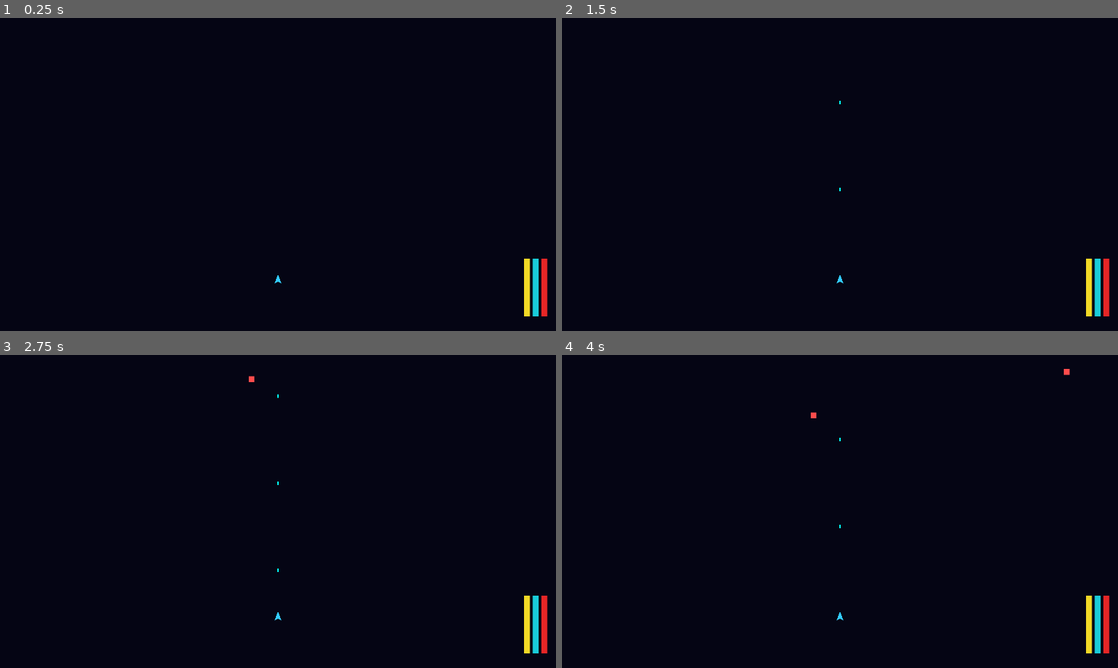
Above: before the commit, frames 1-4 (two rows, left to right).
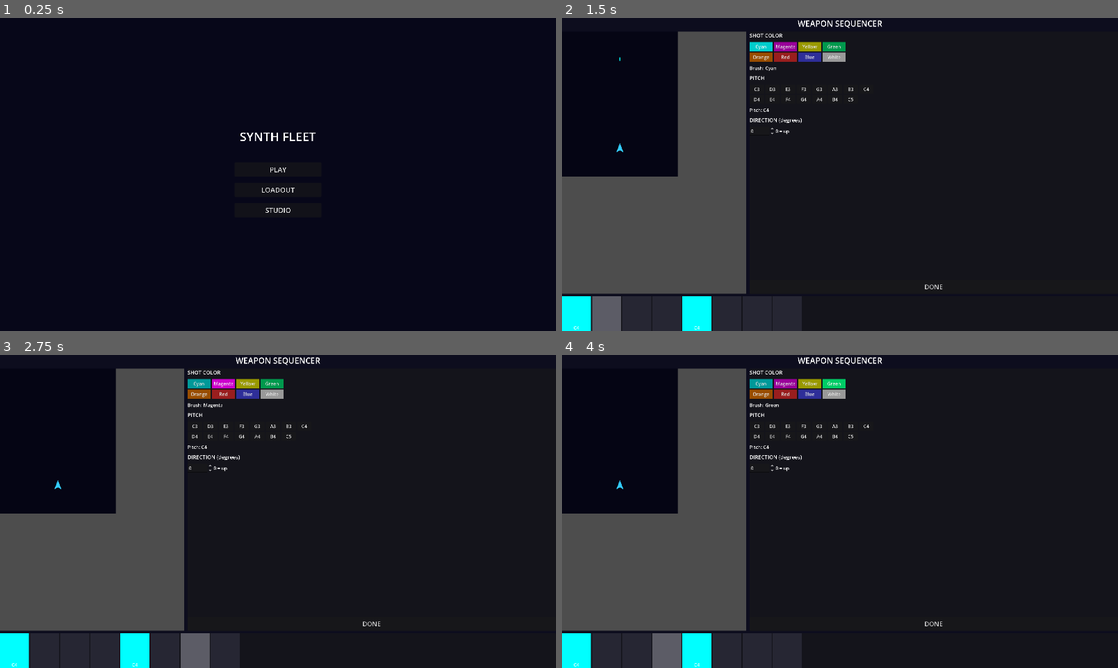
Above: after the commit, the same moments.

Repository: TISMND/synth-fleet
Game: Godot game, scene res://scenes/ui/main_menu.tscn
Two runs of this game, one before a commit and one after it. Both use one fixed random seed, a clock stepped at 60 frames per second and the inputs below. Before the commit the project starts from res://scenes/main.tscn.
Inputs (mouse positions are in pixels of both pictures, inside the frame that each line leads up to):
- Up to frame 1 (0.25 s): no input
- Up to frame 2 (1.5 s): click (840, 190) at 0.5 s, where only the run after the commit has a clickable "LOADOUT"; click (762, 46) at 1.25 s, where only the run after the commit has a clickable "Cyan"
- Up to frame 3 (2.75 s): click (222, 383) at 2 s, where only the run after the commit has a clickable "Magenta"
- Up to frame 4 (4 s): click (812, 383) at 2.75 s, where only the run after the commit has a clickable "Yellow"; click (834, 383) at 3.5 s, where only the run after the commit has a clickable "Green"

The runs differ from the first frame. In frame 1, 0.9% of the frame differs, in the area x 43-99%, y 36-96%; in frame 2, 25%; in frame 3, 25%; in frame 4, 25%, in the area x 0-99%, y 0-100%.

Commit message:
Added opening menu and very beginning of weapon loadout editor. Studio button there but no functionality yet.

Diff:
--- a/project.godot
+++ b/project.godot
@@ -15,7 +15,7 @@
 [application]
 
 config/name="Synth Fleet"
-run/main_scene="res://scenes/main.tscn"
+run/main_scene="res://scenes/ui/main_menu.tscn"
 config/features=PackedStringArray("4.6", "GL Compatibility")
 
 [autoload]
--- /dev/null
+++ b/resources/weapon_pattern.gd
@@ -0,0 +1,38 @@
+class_name WeaponPattern
+extends Resource
+## A looping 1-measure pattern of notes for a weapon.
+## 8 slots = eighth-note resolution.
+
+const SLOTS := 8
+
+## Array of 8 Dictionaries. Empty dict = rest.
+## Filled: { "color": "cyan", "pitch": 1.0, "direction_deg": 0.0 }
+@export var slots: Array[Dictionary] = []
+@export var weapon_id: String = "basic_pulse"
+
+
+func _init() -> void:
+	if slots.size() != SLOTS:
+		slots.clear()
+		for i in SLOTS:
+			slots.append({})
+
+
+func is_slot_empty(i: int) -> bool:
+	return slots[i].is_empty()
+
+
+func set_note(i: int, color: String, pitch: float, direction_deg: float = 0.0) -> void:
+	slots[i] = { "color": color, "pitch": pitch, "direction_deg": direction_deg }
+
+
+func clear_note(i: int) -> void:
+	slots[i] = {}
+
+
+func duplicate_pattern() -> WeaponPattern:
+	var p := WeaponPattern.new()
+	p.weapon_id = weapon_id
+	for i in SLOTS:
+		p.slots[i] = slots[i].duplicate()
+	return p
--- /dev/null
+++ b/scenes/ui/main_menu.tscn
@@ -0,0 +1,64 @@
+[gd_scene load_steps=2 format=3]
+
+[ext_resource type="Script" path="res://scripts/ui/main_menu.gd" id="1"]
+
+[node name="MainMenu" type="Control"]
+layout_mode = 3
+anchors_preset = 15
+anchor_right = 1.0
+anchor_bottom = 1.0
+grow_horizontal = 2
+grow_vertical = 2
+script = ExtResource("1")
+
+[node name="BG" type="ColorRect" parent="."]
+layout_mode = 1
+anchors_preset = 15
+anchor_right = 1.0
+anchor_bottom = 1.0
+grow_horizontal = 2
+grow_vertical = 2
+color = Color(0.03, 0.03, 0.1, 1)
+
+[node name="VBox" type="VBoxContainer" parent="."]
+layout_mode = 1
+anchors_preset = 8
+anchor_left = 0.5
+anchor_top = 0.5
+anchor_right = 0.5
+anchor_bottom = 0.5
+offset_left = -150.0
+offset_top = -160.0
+offset_right = 150.0
+offset_bottom = 160.0
+grow_horizontal = 2
+grow_vertical = 2
+theme_override_constants/separation = 20
+
+[node name="Title" type="Label" parent="VBox"]
+layout_mode = 2
+text = "SYNTH FLEET"
+horizontal_alignment = 1
+theme_override_font_sizes/font_size = 42
+
+[node name="Spacer" type="Control" parent="VBox"]
+layout_mode = 2
+custom_minimum_size = Vector2(0, 20)
+
+[node name="PlayButton" type="Button" parent="VBox"]
+layout_mode = 2
+custom_minimum_size = Vector2(0, 50)
+text = "PLAY"
+theme_override_font_sizes/font_size = 24
+
+[node name="LoadoutButton" type="Button" parent="VBox"]
+layout_mode = 2
+custom_minimum_size = Vector2(0, 50)
+text = "LOADOUT"
+theme_override_font_sizes/font_size = 24
+
+[node name="StudioButton" type="Button" parent="VBox"]
+layout_mode = 2
+custom_minimum_size = Vector2(0, 50)
+text = "STUDIO"
+theme_override_font_sizes/font_size = 24
--- /dev/null
+++ b/scenes/ui/sequencer_slot.tscn
@@ -0,0 +1,29 @@
+[gd_scene load_steps=2 format=3]
+
+[ext_resource type="Script" path="res://scripts/ui/sequencer_slot.gd" id="1"]
+
+[node name="SequencerSlot" type="PanelContainer"]
+custom_minimum_size = Vector2(100, 80)
+script = ExtResource("1")
+
+[node name="BeatLabel" type="Label" parent="."]
+layout_mode = 2
+size_flags_vertical = 0
+horizontal_alignment = 1
+text = "1"
+
+[node name="ColorFill" type="ColorRect" parent="."]
+layout_mode = 2
+color = Color(0.15, 0.15, 0.2, 1)
+
+[node name="PitchLabel" type="Label" parent="."]
+layout_mode = 2
+size_flags_vertical = 5
+horizontal_alignment = 1
+vertical_alignment = 2
+text = ""
+
+[node name="CursorOverlay" type="ColorRect" parent="."]
+layout_mode = 2
+color = Color(1, 1, 1, 0.25)
+mouse_filter = 2
--- /dev/null
+++ b/scenes/ui/weapon_customizer.tscn
@@ -0,0 +1,150 @@
+[gd_scene load_steps=3 format=3]
+
+[ext_resource type="Script" path="res://scripts/ui/weapon_customizer.gd" id="1"]
+[ext_resource type="Script" path="res://scripts/weapons/weapon_base.gd" id="2"]
+
+[node name="WeaponCustomizer" type="Control"]
+layout_mode = 3
+anchors_preset = 15
+anchor_right = 1.0
+anchor_bottom = 1.0
+grow_horizontal = 2
+grow_vertical = 2
+script = ExtResource("1")
+
+[node name="BG" type="ColorRect" parent="."]
+layout_mode = 1
+anchors_preset = 15
+anchor_right = 1.0
+anchor_bottom = 1.0
+grow_horizontal = 2
+grow_vertical = 2
+color = Color(0.05, 0.05, 0.12, 1)
+
+[node name="VBox" type="VBoxContainer" parent="."]
+layout_mode = 1
+anchors_preset = 15
+anchor_right = 1.0
+anchor_bottom = 1.0
+grow_horizontal = 2
+grow_vertical = 2
+theme_override_constants/separation = 8
+
+[node name="Title" type="Label" parent="VBox"]
+layout_mode = 2
+text = "WEAPON SEQUENCER"
+horizontal_alignment = 1
+theme_override_font_sizes/font_size = 28
+
+[node name="TopPanels" type="HBoxContainer" parent="VBox"]
+layout_mode = 2
+size_flags_vertical = 3
+theme_override_constants/separation = 12
+
+[node name="LeftPanel" type="PanelContainer" parent="VBox/TopPanels"]
+layout_mode = 2
+size_flags_horizontal = 3
+size_flags_stretch_ratio = 0.5
+
+[node name="SubViewportContainer" type="SubViewportContainer" parent="VBox/TopPanels/LeftPanel"]
+layout_mode = 2
+stretch = true
+
+[node name="PreviewViewport" type="SubViewport" parent="VBox/TopPanels/LeftPanel/SubViewportContainer"]
+size = Vector2i(400, 500)
+render_target_update_mode = 4
+
+[node name="PreviewBG" type="ColorRect" parent="VBox/TopPanels/LeftPanel/SubViewportContainer/PreviewViewport"]
+offset_right = 400.0
+offset_bottom = 500.0
+color = Color(0.02, 0.02, 0.08, 1)
+
+[node name="PreviewShip" type="Node2D" parent="VBox/TopPanels/LeftPanel/SubViewportContainer/PreviewViewport"]
+position = Vector2(200, 400)
+
+[node name="ShipSprite" type="Polygon2D" parent="VBox/TopPanels/LeftPanel/SubViewportContainer/PreviewViewport/PreviewShip"]
+color = Color(0.2, 0.8, 1, 1)
+polygon = PackedVector2Array(-12, 16, 0, -16, 12, 16, 0, 10)
+
+[node name="PreviewMount" type="Marker2D" parent="VBox/TopPanels/LeftPanel/SubViewportContainer/PreviewViewport/PreviewShip"]
+position = Vector2(0, -18)
+
+[node name="PreviewWeapon" type="Node2D" parent="VBox/TopPanels/LeftPanel/SubViewportContainer/PreviewViewport/PreviewShip/PreviewMount"]
+script = ExtResource("2")
+
+[node name="RightPanel" type="PanelContainer" parent="VBox/TopPanels"]
+layout_mode = 2
+size_flags_horizontal = 3
+size_flags_stretch_ratio = 1.0
+
+[node name="VBox" type="VBoxContainer" parent="VBox/TopPanels/RightPanel"]
+layout_mode = 2
+theme_override_constants/separation = 10
+
+[node name="ColorTitle" type="Label" parent="VBox/TopPanels/RightPanel/VBox"]
+layout_mode = 2
+text = "SHOT COLOR"
+theme_override_font_sizes/font_size = 18
+
+[node name="ColorGrid" type="GridContainer" parent="VBox/TopPanels/RightPanel/VBox"]
+layout_mode = 2
+columns = 4
+
+[node name="BrushLabel" type="Label" parent="VBox/TopPanels/RightPanel/VBox"]
+layout_mode = 2
+text = "Brush: Cyan"
+
+[node name="PitchTitle" type="Label" parent="VBox/TopPanels/RightPanel/VBox"]
+layout_mode = 2
+text = "PITCH"
+theme_override_font_sizes/font_size = 18
+
+[node name="PitchGrid" type="GridContainer" parent="VBox/TopPanels/RightPanel/VBox"]
+layout_mode = 2
+columns = 8
+
+[node name="PitchValueLabel" type="Label" parent="VBox/TopPanels/RightPanel/VBox"]
+layout_mode = 2
+text = "Pitch: C4"
+
+[node name="DirectionTitle" type="Label" parent="VBox/TopPanels/RightPanel/VBox"]
+layout_mode = 2
+text = "DIRECTION (degrees)"
+theme_override_font_sizes/font_size = 18
+
+[node name="DirectionRow" type="HBoxContainer" parent="VBox/TopPanels/RightPanel/VBox"]
+layout_mode = 2
+
+[node name="DirectionSpin" type="SpinBox" parent="VBox/TopPanels/RightPanel/VBox/DirectionRow"]
+layout_mode = 2
+min_value = -180.0
+max_value = 180.0
+step = 15.0
+value = 0.0
+
+[node name="DirHint" type="Label" parent="VBox/TopPanels/RightPanel/VBox/DirectionRow"]
+layout_mode = 2
+text = "0 = up"
+
+[node name="Spacer" type="Control" parent="VBox/TopPanels/RightPanel/VBox"]
+layout_mode = 2
+size_flags_vertical = 3
+
+[node name="DoneButton" type="Button" parent="VBox/TopPanels/RightPanel/VBox"]
+layout_mode = 2
+custom_minimum_size = Vector2(0, 48)
+text = "DONE"
+theme_override_font_sizes/font_size = 22
+
+[node name="BottomPanel" type="PanelContainer" parent="VBox"]
+layout_mode = 2
+custom_minimum_size = Vector2(0, 120)
+
+[node name="TimelineScroll" type="ScrollContainer" parent="VBox/BottomPanel"]
+layout_mode = 2
+
+[node name="Timeline" type="HBoxContainer" parent="VBox/BottomPanel/TimelineScroll"]
+layout_mode = 2
+size_flags_horizontal = 3
+size_flags_vertical = 3
+theme_override_constants/separation = 4
--- a/scripts/autoload/audio_manager.gd
+++ b/scripts/autoload/audio_manager.gd
@@ -19,17 +19,18 @@
 		_player_pool.append(player)
 
 
-func play_sample(sample: AudioStream, volume_db: float = 0.0) -> void:
+func play_sample(sample: AudioStream, volume_db: float = 0.0, pitch_scale: float = 1.0) -> void:
 	var player := _player_pool[_next_player]
 	_next_player = (_next_player + 1) % POOL_SIZE
 	player.stream = sample
 	player.volume_db = volume_db
+	player.pitch_scale = pitch_scale
 	player.play()
 
 
-func play_color(color_name: String, volume_db: float = 0.0) -> void:
+func play_color(color_name: String, volume_db: float = 0.0, pitch_scale: float = 1.0) -> void:
 	if color_name in color_sample_map:
-		play_sample(color_sample_map[color_name], volume_db)
+		play_sample(color_sample_map[color_name], volume_db, pitch_scale)
 
 
 func load_color_samples(mapping: Dictionary) -> void:
--- a/scripts/autoload/game_state.gd
+++ b/scripts/autoload/game_state.gd
@@ -21,6 +21,9 @@
 var shield_max: int = 50
 var generator_power: int = 10
 
+# mount_name -> Array of slot dicts (serialized WeaponPattern)
+var weapon_patterns: Dictionary = {}
+
 
 func _ready() -> void:
 	load_game()
@@ -33,6 +36,7 @@
 		"owned_ships": owned_ships,
 		"current_ship": current_ship,
 		"current_loadout": current_loadout,
+		"weapon_patterns": weapon_patterns,
 	}
 	var file := FileAccess.open(SAVE_PATH, FileAccess.WRITE)
 	if file:
@@ -57,6 +61,9 @@
 	owned_ships.assign(data.get("owned_ships", []))
 	current_ship = data.get("current_ship", "default")
 	current_loadout = data.get("current_loadout", current_loadout)
+	weapon_patterns = data.get("weapon_patterns", {})
+	if weapon_patterns.is_empty():
+		_set_default_patterns()
 
 
 func _set_defaults() -> void:
@@ -71,3 +78,19 @@
 		"right": "",
 		"special": "",
 	}
+	# Default pattern: notes on beats 1 and 3 (slots 0 and 4)
+	var default_slots: Array = []
+	for i in 8:
+		default_slots.append({})
+	default_slots[0] = { "color": "cyan", "pitch": 1.0, "direction_deg": 0.0 }
+	default_slots[4] = { "color": "cyan", "pitch": 1.0, "direction_deg": 0.0 }
+	weapon_patterns = { "forward": default_slots }
+
+
+func _set_default_patterns() -> void:
+	var default_slots: Array = []
+	for i in 8:
+		default_slots.append({})
+	default_slots[0] = { "color": "cyan", "pitch": 1.0, "direction_deg": 0.0 }
+	default_slots[4] = { "color": "cyan", "pitch": 1.0, "direction_deg": 0.0 }
+	weapon_patterns = { "forward": default_slots }
--- a/scripts/systems/level_controller.gd
+++ b/scripts/systems/level_controller.gd
@@ -18,6 +18,13 @@
 	hud = $"../HUD"
 
 	BeatClock.start(level_bpm)
+
+	# Load weapon pattern from GameState onto the forward weapon
+	var forward_weapon := player.get_node_or_null("ForwardMount/ForwardWeapon")
+	if forward_weapon and forward_weapon is WeaponBase:
+		if "forward" in GameState.weapon_patterns:
+			forward_weapon.load_pattern_from_slots(GameState.weapon_patterns["forward"])
+
 	if enemy_spawner.has_method("start_spawning"):
 		enemy_spawner.start_spawning()
 	if hud and player:
--- /dev/null
+++ b/scripts/ui/main_menu.gd
@@ -0,0 +1,14 @@
+extends Control
+## Main menu — Play, Loadout (sequencer), Studio (placeholder).
+
+
+func _ready() -> void:
+	$VBox/PlayButton.pressed.connect(func() -> void:
+		get_tree().change_scene_to_file("res://scenes/main.tscn")
+	)
+	$VBox/LoadoutButton.pressed.connect(func() -> void:
+		get_tree().change_scene_to_file("res://scenes/ui/weapon_customizer.tscn")
+	)
+	$VBox/StudioButton.pressed.connect(func() -> void:
+		pass  # Placeholder — another instance will build this
+	)
--- /dev/null
+++ b/scripts/ui/sequencer_slot.gd
@@ -0,0 +1,88 @@
+extends PanelContainer
+## A single slot in the sequencer timeline. Clickable to place/remove notes.
+
+signal slot_clicked(index: int)
+
+@export var slot_index: int = 0
+
+var _note_data: Dictionary = {}
+var _is_active: bool = false  # playback cursor highlight
+
+@onready var color_fill: ColorRect = $ColorFill
+@onready var pitch_label: Label = $PitchLabel
+@onready var beat_label: Label = $BeatLabel
+@onready var cursor_overlay: ColorRect = $CursorOverlay
+
+const BEAT_LABELS := ["1", "&", "2", "&", "3", "&", "4", "&"]
+
+# Color name -> actual Color mapping
+const COLOR_MAP := {
+	"cyan": Color(0, 1, 1),
+	"magenta": Color(1, 0, 1),
+	"yellow": Color(1, 1, 0),
+	"green": Color(0, 1, 0.5),
+	"orange": Color(1, 0.5, 0),
+	"red": Color(1, 0.2, 0.2),
+	"blue": Color(0.3, 0.3, 1),
+	"white": Color(1, 1, 1),
+}
+
+const PITCH_NAMES := {
+	0.5: "C3", 0.56: "D3", 0.63: "E3", 0.67: "F3",
+	0.75: "G3", 0.84: "A3", 0.94: "B3", 1.0: "C4",
+	1.12: "D4", 1.26: "E4", 1.33: "F4", 1.5: "G4",
+	1.68: "A4", 1.89: "B4", 2.0: "C5",
+}
+
+
+func _ready() -> void:
+	beat_label.text = BEAT_LABELS[slot_index]
+	cursor_overlay.visible = false
+	update_display()
+	gui_input.connect(_on_gui_input)
+
+
+func _on_gui_input(event: InputEvent) -> void:
+	if event is InputEventMouseButton and event.pressed and event.button_index == MOUSE_BUTTON_LEFT:
+		slot_clicked.emit(slot_index)
+
+
+func set_note(data: Dictionary) -> void:
+	_note_data = data
+	update_display()
+
+
+func get_note() -> Dictionary:
+	return _note_data
+
+
+func clear() -> void:
+	_note_data = {}
+	update_display()
+
+
+func update_display() -> void:
+	if _note_data.is_empty():
+		color_fill.color = Color(0.15, 0.15, 0.2, 1.0)
+		pitch_label.text = ""
+	else:
+		var c_name: String = _note_data.get("color", "cyan")
+		color_fill.color = COLOR_MAP.get(c_name, Color(0, 1, 1))
+		var pitch: float = _note_data.get("pitch", 1.0)
+		pitch_label.text = _get_pitch_name(pitch)
+
+
+func set_cursor_active(active: bool) -> void:
+	cursor_overlay.visible = active
+
+
+func _get_pitch_name(pitch: float) -> String:
+	# Find closest pitch name
+	var closest_name := ""
+	var closest_dist := 999.0
+	for p in PITCH_NAMES:
+		var dist := absf(p - pitch)
+		if dist < closest_dist:
+			closest_dist = dist
+			closest_name = PITCH_NAMES[p]
+	return closest_name
--- /dev/null
+++ b/scripts/ui/weapon_customizer.gd
@@ -0,0 +1,189 @@
+extends Control
+## Weapon customizer / sequencer screen.
+## Three panels: turret preview (left), controls (right), timeline (bottom).
+
+const SLOT_SCENE := preload("res://scenes/ui/sequencer_slot.tscn")
+
+const COLORS := ["cyan", "magenta", "yellow", "green", "orange", "red", "blue", "white"]
+const COLOR_MAP := {
+	"cyan": Color(0, 1, 1),
+	"magenta": Color(1, 0, 1),
+	"yellow": Color(1, 1, 0),
+	"green": Color(0, 1, 0.5),
+	"orange": Color(1, 0.5, 0),
+	"red": Color(1, 0.2, 0.2),
+	"blue": Color(0.3, 0.3, 1),
+	"white": Color(1, 1, 1),
+}
+
+const PITCHES := [
+	{ "name": "C3", "value": 0.5 },
+	{ "name": "D3", "value": 0.56 },
+	{ "name": "E3", "value": 0.63 },
+	{ "name": "F3", "value": 0.67 },
+	{ "name": "G3", "value": 0.75 },
+	{ "name": "A3", "value": 0.84 },
+	{ "name": "B3", "value": 0.94 },
+	{ "name": "C4", "value": 1.0 },
+	{ "name": "D4", "value": 1.12 },
+	{ "name": "E4", "value": 1.26 },
+	{ "name": "F4", "value": 1.33 },
+	{ "name": "G4", "value": 1.5 },
+	{ "name": "A4", "value": 1.68 },
+	{ "name": "B4", "value": 1.89 },
+	{ "name": "C5", "value": 2.0 },
+]
+
+var mount_name: String = "forward"
+var brush_color: String = "cyan"
+var brush_pitch: float = 1.0
+var brush_direction: float = 0.0
+
+var _pattern: WeaponPattern
+var _slot_nodes: Array = []
+var _preview_weapon: WeaponBase = null
+var _cursor_slot: int = -1
+
+@onready var timeline_container: HBoxContainer = $VBox/BottomPanel/TimelineScroll/Timeline
+@onready var color_grid: GridContainer = $VBox/TopPanels/RightPanel/VBox/ColorGrid
+@onready var pitch_grid: GridContainer = $VBox/TopPanels/RightPanel/VBox/PitchGrid
+@onready var direction_spin: SpinBox = $VBox/TopPanels/RightPanel/VBox/DirectionRow/DirectionSpin
+@onready var done_button: Button = $VBox/TopPanels/RightPanel/VBox/DoneButton
+@onready var preview_viewport: SubViewport = $VBox/TopPanels/LeftPanel/SubViewportContainer/PreviewViewport
+@onready var preview_weapon_node: Node2D = $VBox/TopPanels/LeftPanel/SubViewportContainer/PreviewViewport/PreviewShip/PreviewMount/PreviewWeapon
+@onready var color_label: Label = $VBox/TopPanels/RightPanel/VBox/BrushLabel
+@onready var pitch_label: Label = $VBox/TopPanels/RightPanel/VBox/PitchValueLabel
+
+
+func _ready() -> void:
+	_load_pattern()
+	_build_timeline()
+	_build_color_buttons()
+	_build_pitch_buttons()
+	_update_brush_label()
+
+	direction_spin.value = brush_direction
+	direction_spin.value_changed.connect(func(val: float) -> void: brush_direction = val)
+	done_button.pressed.connect(_on_done)
+
+	# Setup preview weapon
+	if preview_weapon_node and preview_weapon_node is WeaponBase:
+		_preview_weapon = preview_weapon_node as WeaponBase
+		_preview_weapon.preview_mode = true
+		_preview_weapon.pattern = _pattern
+
+	# Start BeatClock for preview
+	BeatClock.start(120.0)
+	BeatClock.beat_hit.connect(_on_beat_for_cursor)
+
+
+func _exit_tree() -> void:
+	BeatClock.stop()
+
+
+func _load_pattern() -> void:
+	_pattern = WeaponPattern.new()
+	if mount_name in GameState.weapon_patterns:
+		var slot_array: Array = GameState.weapon_patterns[mount_name]
+		for i in mini(slot_array.size(), WeaponPattern.SLOTS):
+			if slot_array[i] is Dictionary and not slot_array[i].is_empty():
+				_pattern.slots[i] = slot_array[i].duplicate()
+
+
+func _build_timeline() -> void:
+	for i in WeaponPattern.SLOTS:
+		var slot_node := SLOT_SCENE.instantiate()
+		slot_node.slot_index = i
+		timeline_container.add_child(slot_node)
+		slot_node.set_note(_pattern.slots[i])
+		slot_node.slot_clicked.connect(_on_slot_clicked)
+		_slot_nodes.append(slot_node)
+
+
+func _build_color_buttons() -> void:
+	for c in COLORS:
+		var btn := Button.new()
+		btn.text = c.capitalize()
+		btn.custom_minimum_size = Vector2(80, 32)
+		var style := StyleBoxFlat.new()
+		style.bg_color = COLOR_MAP[c].darkened(0.4)
+		btn.add_theme_stylebox_override("normal", style)
+		var hover := StyleBoxFlat.new()
+		hover.bg_color = COLOR_MAP[c].darkened(0.2)
+		btn.add_theme_stylebox_override("hover", hover)
+		btn.pressed.connect(_select_color.bind(c))
+		color_grid.add_child(btn)
+
+
+func _build_pitch_buttons() -> void:
+	for p in PITCHES:
+		var btn := Button.new()
+		btn.text = p["name"]
+		btn.custom_minimum_size = Vector2(50, 28)
+		btn.pressed.connect(_select_pitch.bind(p["value"], p["name"]))
+		pitch_grid.add_child(btn)
+
+
+func _select_color(c: String) -> void:
+	brush_color = c
+	_update_brush_label()
+
+
+func _select_pitch(val: float, _name: String) -> void:
+	brush_pitch = val
+	_update_brush_label()
+
+
+func _update_brush_label() -> void:
+	if color_label:
+		color_label.text = "Brush: " + brush_color.capitalize()
+	if pitch_label:
+		# Find pitch name
+		for p in PITCHES:
+			if absf(p["value"] - brush_pitch) < 0.01:
+				pitch_label.text = "Pitch: " + p["name"]
+				break
+
+
+func _on_slot_clicked(index: int) -> void:
+	if _pattern.is_slot_empty(index):
+		_pattern.set_note(index, brush_color, brush_pitch, brush_direction)
+	else:
+		_pattern.clear_note(index)
+	_slot_nodes[index].set_note(_pattern.slots[index])
+	# Update preview weapon
+	if _preview_weapon:
+		_preview_weapon.pattern = _pattern
+
+
+var _eighth_counter: int = 0
+
+func _on_beat_for_cursor(_beat_index: int) -> void:
+	# Advance cursor two slots per beat (eighth notes)
+	_highlight_cursor(_eighth_counter)
+	_eighth_counter = (_eighth_counter + 1) % WeaponPattern.SLOTS
+	# Schedule second eighth highlight
+	var half := BeatClock.get_beat_duration() / 2.0
+	get_tree().create_timer(half, false).timeout.connect(
+		func() -> void:
+			_highlight_cursor(_eighth_counter)
+			_eighth_counter = (_eighth_counter + 1) % WeaponPattern.SLOTS
+	)
+
+
+func _highlight_cursor(slot: int) -> void:
+	if _cursor_slot >= 0 and _cursor_slot < _slot_nodes.size():
+		_slot_nodes[_cursor_slot].set_cursor_active(false)
+	_cursor_slot = slot
+	if _cursor_slot >= 0 and _cursor_slot < _slot_nodes.size():
+		_slot_nodes[_cursor_slot].set_cursor_active(true)
+
+
+func _on_done() -> void:
+	# Save pattern
+	var slot_array: Array = []
+	for i in WeaponPattern.SLOTS:
+		slot_array.append(_pattern.slots[i].duplicate())
+	GameState.weapon_patterns[mount_name] = slot_array
+	GameState.save_game()
+	get_tree().change_scene_to_file("res://scenes/ui/main_menu.tscn")
--- a/scripts/weapons/weapon_base.gd
+++ b/scripts/weapons/weapon_base.gd
@@ -12,6 +12,12 @@
 
 var _projectile_scene: PackedScene
 
+# Pattern playback
+var pattern: WeaponPattern = null
+var preview_mode: bool = false
+var _pattern_slot: int = 0
+var _eighth_tick: int = 0  # counts eighth-note ticks within a beat
+
 
 func _ready() -> void:
 	_projectile_scene = preload("res://scenes/game/projectile.tscn")
@@ -19,29 +25,57 @@
 
 
 func _on_beat_hit(_beat_index: int) -> void:
-	_subdivision_counter += 1
-	if subdivision <= 1 or _subdivision_counter >= subdivision:
-		_subdivision_counter = 0
-		fire()
+	if pattern:
+		# Pattern mode: fire two eighth notes per beat
+		_fire_pattern_slot()
+		# Schedule the second eighth note halfway through the beat
+		var half_beat := BeatClock.get_beat_duration() / 2.0
+		get_tree().create_timer(half_beat, false).timeout.connect(_fire_pattern_slot)
+	else:
+		# Legacy mode: fire on subdivision
+		_subdivision_counter += 1
+		if subdivision <= 1 or _subdivision_counter >= subdivision:
+			_subdivision_counter = 0
+			fire()
 
 
-func fire() -> void:
-	var player := _get_player()
-	if player and weapon_data:
-		if not player.spend_energy(weapon_data.power_cost):
-			return
+func _fire_pattern_slot() -> void:
+	if not pattern:
+		return
+	var slot_data: Dictionary = pattern.slots[_pattern_slot]
+	if not slot_data.is_empty():
+		var note_color: String = slot_data.get("color", color_name)
+		var note_pitch: float = slot_data.get("pitch", 1.0)
+		var dir_deg: float = slot_data.get("direction_deg", 0.0)
+		var dir := Vector2.UP.rotated(deg_to_rad(dir_deg))
+		fire(note_color, note_pitch, dir)
+	_pattern_slot = (_pattern_slot + 1) % WeaponPattern.SLOTS
+
+
+func fire(override_color: String = "", override_pitch: float = 1.0, override_direction: Vector2 = Vector2.ZERO) -> void:
+	if not preview_mode:
+		var player := _get_player()
+		if player and weapon_data:
+			if not player.spend_energy(weapon_data.power_cost):
+				return
 	var projectile := _projectile_scene.instantiate() as Node2D
 	projectile.global_position = global_position
-	projectile.direction = _fire_direction
+	if override_direction != Vector2.ZERO:
+		projectile.direction = override_direction
+	else:
+		projectile.direction = _fire_direction
 	if weapon_data:
 		projectile.speed = weapon_data.projectile_speed
 		projectile.damage = weapon_data.damage
 	# Add to scene tree (level root, not weapon mount, so it doesn't follow the ship)
 	get_tree().current_scene.add_child(projectile)
-	AudioManager.play_color(color_name)
+	var c: String = override_color if override_color != "" else color_name
+	AudioManager.play_color(c, 0.0, override_pitch)
 
 
 func _get_player() -> CharacterBody2D:
+	if preview_mode:
+		return null
 	# Weapon -> Mount -> Player
 	var mount := get_parent()
 	if mount:
@@ -51,3 +85,11 @@
 
 func set_fire_direction(dir: Vector2) -> void:
 	_fire_direction = dir.normalized()
+
+
+func load_pattern_from_slots(slot_array: Array) -> void:
+	pattern = WeaponPattern.new()
+	for i in mini(slot_array.size(), WeaponPattern.SLOTS):
+		if slot_array[i] is Dictionary and not slot_array[i].is_empty():
+			pattern.slots[i] = slot_array[i].duplicate()
+	_pattern_slot = 0
Not shown, changed: .claude/settings.local.json
Not shown, added: sfx/005_Synth_Hit_-_CIRCUITSTECHNO_Zenhiser.wav.import
Not shown, added: sfx/010_Synth_Hit_145bpm_G#_-_HEADLUNATICA_Zenhiser.wav.import
Not shown, added: sfx/011_Synth_Hit_145bpm_A#_-_DOOFPSY_Zenhiser.wav.import
Not shown, added: sfx/011_Synth_Hit_F#_-_DEEPTECHNO_Zenhiser.wav.import
Not shown, added: sfx/016_c__Synth_Hit_Bm_-_STIMULANTDNB_Zenhiser.wav.import
Not shown, added: sfx/017_SEPH_-_Synth_Hit_C3.wav.import
Not shown, added: sfx/017_Synth_Hit_C_-_SUBLIMINAL_Zenhiser.wav.import
Not shown, added: sfx/026_Synth_Hit_EbM7_Bb_-_SCIFIHYSTERIA_Zenhiser.wav.import
Not shown, added: sfx/030_Synth_Hit_C_-_TECHNOLOGY_Zenhiser.wav.import
Not shown, added: sfx/049_Synth_Hit_E_-_CATALYST_Zenhiser.wav.import
Not shown, added: sfx/04_FPH_Synth_Hit_C.wav.import
(and 31 more such lines)
